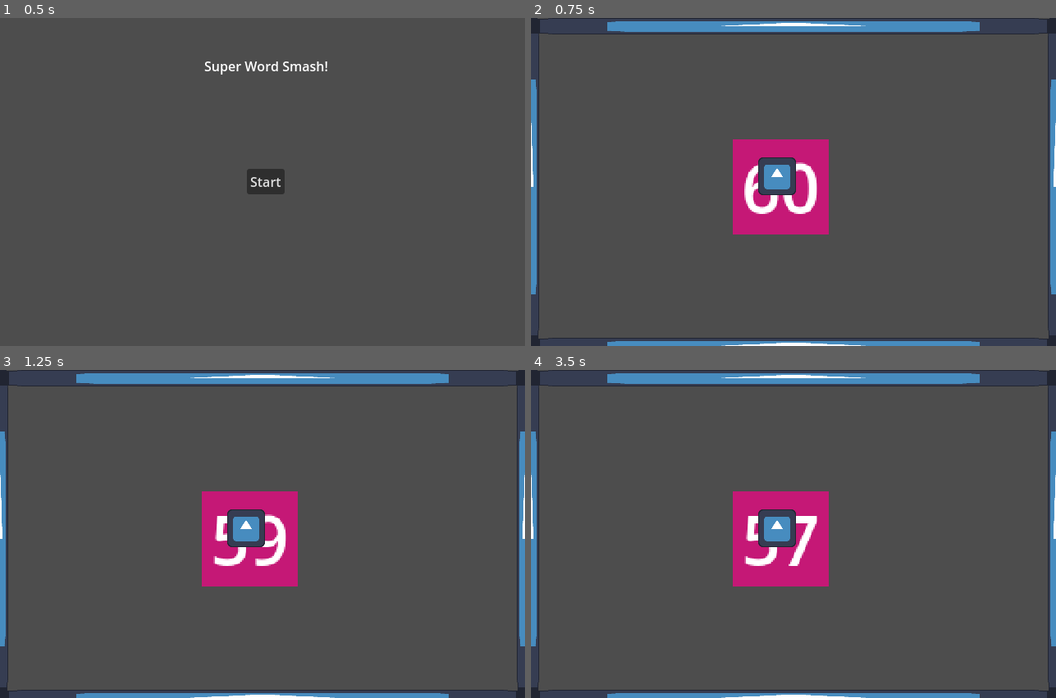
Above: before the commit, frames 1-4 (two rows, left to right).
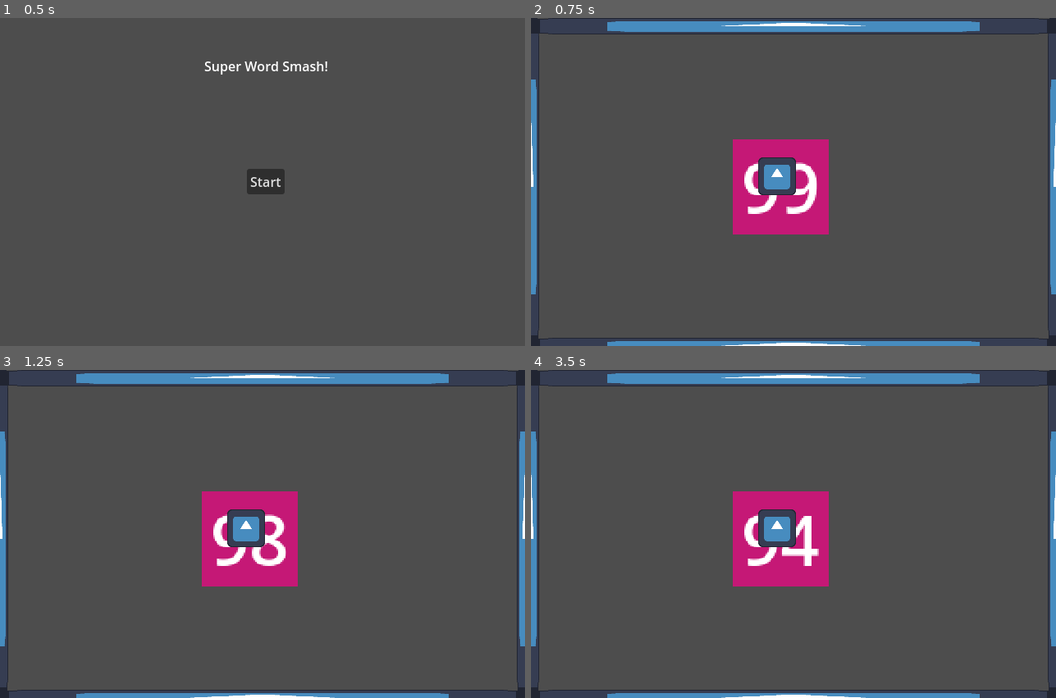
Above: after the commit, the same moments.

Repository: ozbonus/super_word_smash
Game: Godot game, scene res://GameManager.tscn
The game is run twice, just before and just after one commit, with the same random seed, the same clock (stepped at 60 frames per second) and the same inputs. The engine's default icon, where the game draws it, is replaced by a stand-in: a white triangle on a blue panel in a dark square.
Inputs:
- Up to frame 1 (0.5 s): no input
- Up to frame 2 (0.75 s): click "Start" at 0.5 s
- Up to frame 3 (1.25 s): no input
- Up to frame 4 (3.5 s): tap Enter at 2 s; tap Space at 2.75 s

Frame 1 is identical in both runs. In frame 2, 0.6% of the frame differs, in the area x 40-55%, y 44-60%; in frame 3, 0.6%; in frame 4, 0.7%.

Commit message:
Set 99 as a timer label starting point.

Diff:
--- a/components/on_screen_timer.tscn
+++ b/components/on_screen_timer.tscn
@@ -4,6 +4,7 @@
 
 [node name="OnScreenTimer" type="Node2D"]
 script = ExtResource("1_yu28o")
+label_start = 99
 
 [node name="ColorRect" type="ColorRect" parent="."]
 offset_top = 0.43511212
